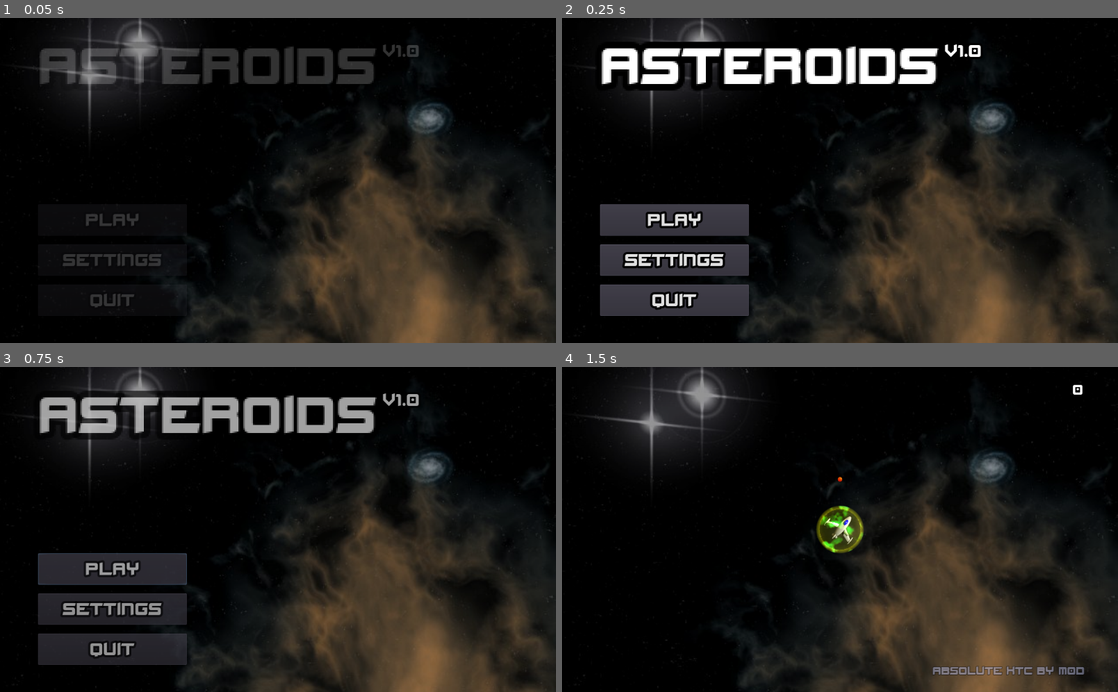
Above: before the commit, frames 1-4 (two rows, left to right).
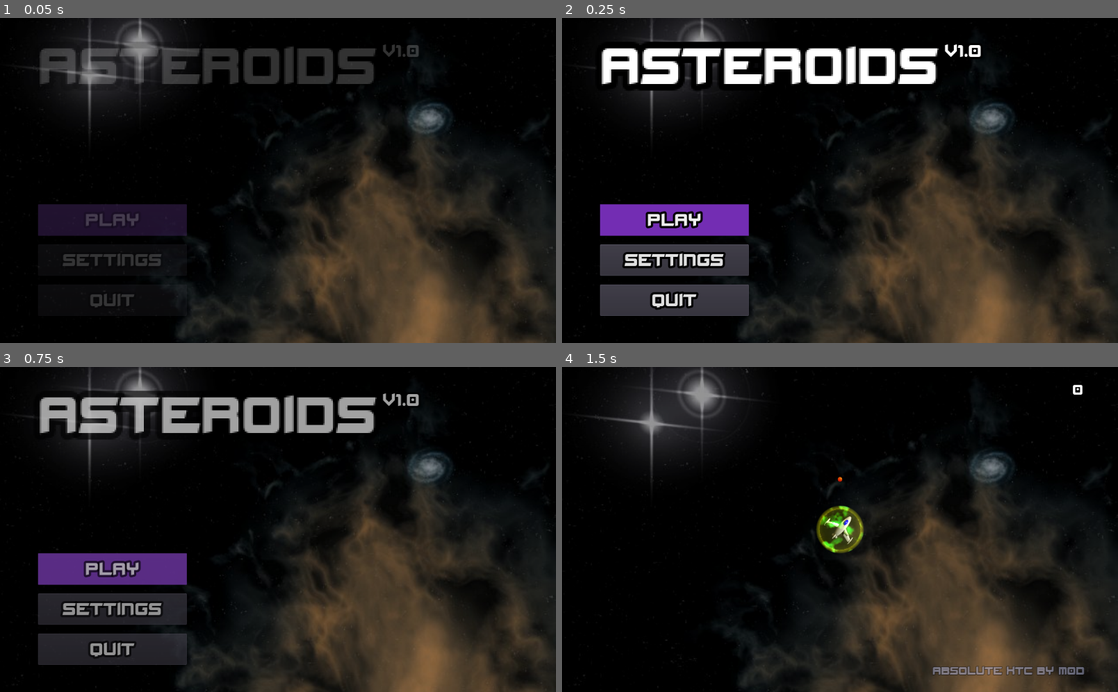
Above: after the commit, the same moments.

Repository: odahoda/asteroids
Game: Godot game, scene res://game.tscn
Two runs of this game, one before a commit and one after it. Both use one fixed random seed, a clock stepped at 60 frames per second and the inputs below.
Inputs:
- Up to frame 1 (0.05 s): no input
- Up to frame 2 (0.25 s): no input
- Up to frame 3 (0.75 s): click "Play" at 0.5 s
- Up to frame 4 (1.5 s): tap Enter (ui_accept) at 1.25 s; hold Right (ui_right) from 1.28 s (still down)

The runs differ from the first frame. In frame 1, 2.4% of the frame differs, in the area x 6-34%, y 57-67%; in frame 2, 2.2%; in frame 3, 2.3%; in frame 4, nothing differs.

Commit message:
Keyboard control on main menu.

Diff:
--- a/gui_theme.tres
+++ b/gui_theme.tres
@@ -1,6 +1,9 @@
-[gd_resource type="Theme" load_steps=3 format=2]
+[gd_resource type="Theme" load_steps=4 format=2]
 
 [ext_resource path="res://assets/stellarkombat.ttf" type="DynamicFontData" id=1]
+
+[sub_resource type="StyleBoxFlat" id=2]
+bg_color = Color( 0.454902, 0.180392, 0.705882, 1 )
 
 [sub_resource type="DynamicFont" id=1]
 size = 30
@@ -17,7 +20,7 @@
 Button/constants/hseparation = 0
 Button/fonts/font = null
 Button/styles/disabled = null
-Button/styles/focus = null
+Button/styles/focus = SubResource( 2 )
 Button/styles/hover = null
 Button/styles/normal = null
 Button/styles/pressed = null
--- a/main_menu.gd
+++ b/main_menu.gd
@@ -13,6 +13,7 @@
 	settings_button.connect('button_up', self, '__settings_pressed')
 	$animations.play('fade_in')
 	$music.play()
+	play_button.grab_focus()
 
 func __quit_pressed() -> void:
 	emit_signal('quit_pressed')
Not shown, changed: README.org
